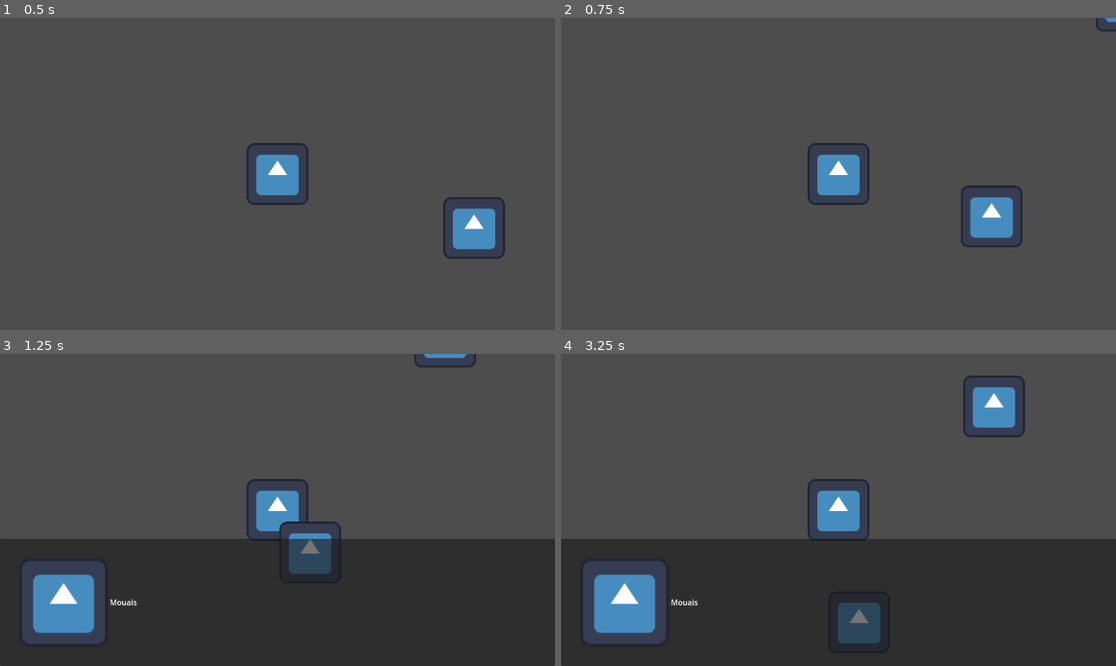
Above: before the commit, frames 1-4 (two rows, left to right).
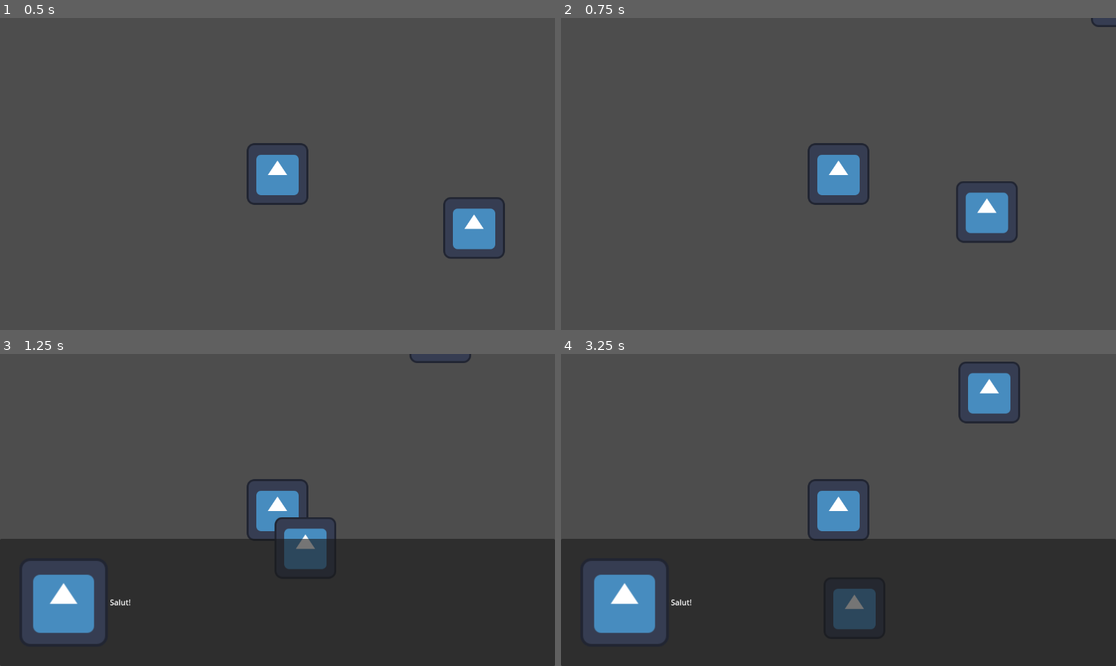
Above: after the commit, the same moments.

Repository: youpioup/solvefortommorow
Game: Godot game, scene res://scene/monde/monde.tscn
Same seed, same stepped clock (60 frames per second), same inputs: the game is played once before the commit and once after it. The engine's default icon, where the game draws it, is replaced by a stand-in: a white triangle on a blue panel in a dark square.
Inputs:
- Up to frame 1 (0.5 s): no input
- Up to frame 2 (0.75 s): tap Enter at 0.5 s; hold D (droite) from 0.53 s (still down); tap S (reculer) at 0.6 s
- Up to frame 3 (1.25 s): keep holding D (droite)
- Up to frame 4 (3.25 s): release D (droite) at 1.28 s; hold A (gauche) 1.28-2.03 s; tap S (reculer) at 1.35, 2.1, 2.85 s; hold D (droite) 2.03-2.78 s; hold W (avancer) from 2.78 s (still down)

Frame 1 is identical in both runs. In frame 2, 1.2% of the frame differs, in the area x 71-100%, y 0-74%; in frame 3, 1.1%; in frame 4, 2.5%, in the area x 19-84%, y 2-93%.

Commit message:
début multiline dialogue

Diff:
--- a/scene/Kayou/kayou.gd
+++ b/scene/Kayou/kayou.gd
@@ -6,6 +6,5 @@
 	var dir = Vector2.ZERO
 	dir.y = Input.get_axis("avancer", "reculer")
 	dir.x = Input.get_axis("gauche", "droite")
-	dir = dir.normalized()
 	velocity = dir * speed
 	move_and_slide()
--- a/scene/Kayou/kayou.tscn
+++ b/scene/Kayou/kayou.tscn
@@ -19,5 +19,6 @@
 [node name="CanvasLayer" type="CanvasLayer" parent="."]
 
 [node name="HUD" parent="CanvasLayer" instance=ExtResource("3_cv13p")]
+metadata/_edit_use_anchors_ = true
 
 [node name="Camera2D" type="Camera2D" parent="."]
--- a/scene/PNJ/pnj.gd
+++ b/scene/PNJ/pnj.gd
@@ -1,6 +1,6 @@
 extends Area2D
 
-@export var txt = "salut Kayou !"
+@export var txt:Array[String]
 @export var img:Texture
 
 @onready var label: Label = $CanvasLayer/textBox/MarginContainer/HBoxContainer/Label
@@ -9,10 +9,18 @@
 
 func _on_body_entered(body: Node2D) -> void:
 	if body.name == "Kayou":
-		label.text = txt
-		texture_rect.texture = img
-		text_box.show()
+		if txt.size() == 1:
+			show_simple_dialogue()
+		elif txt.size() >= 1:
+			show_advenced_dialogue()
 
+func show_simple_dialogue():
+	label.text = txt[0]
+	texture_rect.texture = img
+	text_box.show()
+
+func show_advenced_dialogue():
+	pass
 
 func _on_body_exited(body: Node2D) -> void:
 	if body.name == "Kayou":
--- a/scene/PNJ/pnj.tscn
+++ b/scene/PNJ/pnj.tscn
@@ -9,6 +9,7 @@
 
 [node name="PNJ" type="Area2D"]
 script = ExtResource("1_7iwym")
+txt = Array[String](["Salut!"])
 img = ExtResource("1_2qgng")
 
 [node name="Sprite2D" type="Sprite2D" parent="."]
--- a/scene/monde/monde.tscn
+++ b/scene/monde/monde.tscn
@@ -12,7 +12,6 @@
 
 [node name="PNJ" parent="." instance=ExtResource("2_g26u5")]
 position = Vector2(408, 112)
-txt = "Mouais"
 
 [node name="PNJ2" parent="." instance=ExtResource("2_g26u5")]
 position = Vector2(688, -336)
